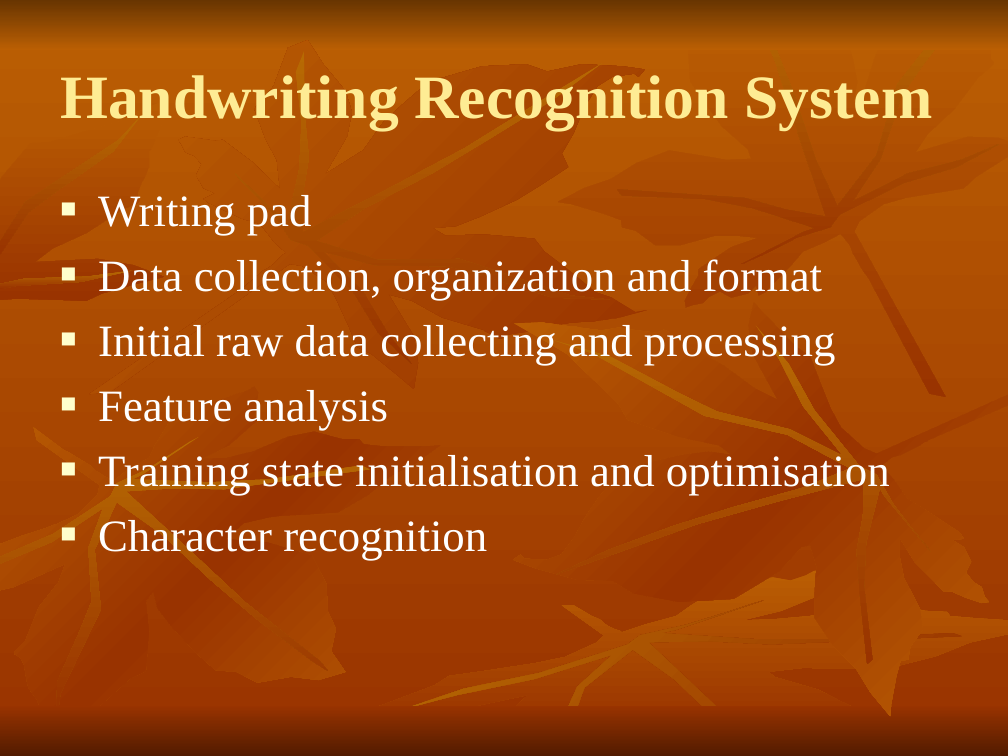
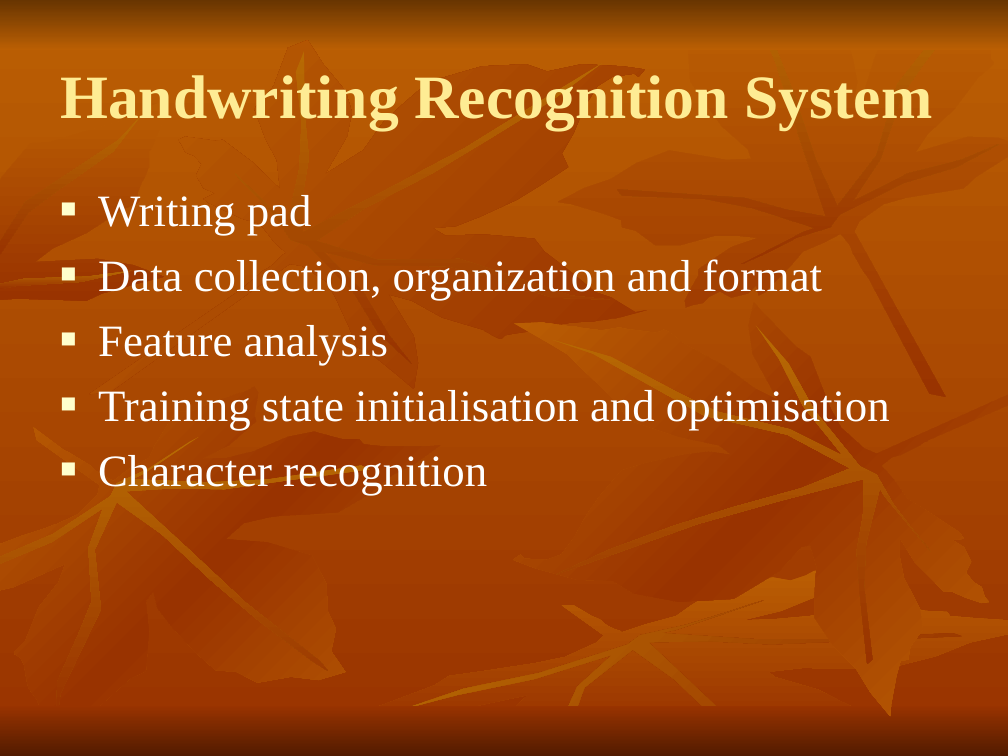
Before and after one commit to shaileshBhokare/honours, a slide deck: slide 11 of Dissertition/report/presentation.ppt. Drawn at 1008x756 pixels with LibreOffice and Linux fonts; fonts in the diff are those of the drawing. Boxes give left, top, right and bottom in pixels: in the first picture for what was removed or moved away, otherwise in the second. Text is boxed around its words. In the diff, an @@ line names an element or a change of style, - is before the commit and + after.

```diff
--- a/Dissertition/report/presentation.ppt
+++ b/Dissertition/report/presentation.ppt
@@ text at (x1=98, y1=325, x2=836, y2=365): paragraph removed @@
-■ Initial raw data collecting and processing
```
Also in this commit, not shown: 4 other slides changed, 9 slides added, 5 slides removed, 1 other file.
